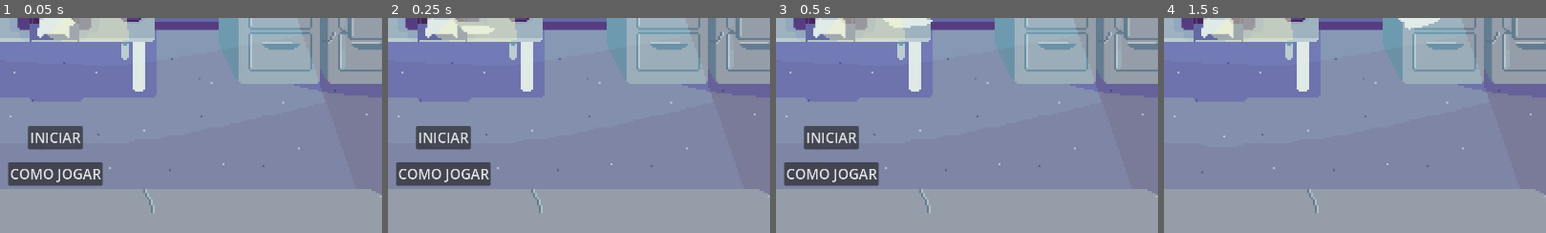
Above: before the commit, frames 1-4 (left to right).
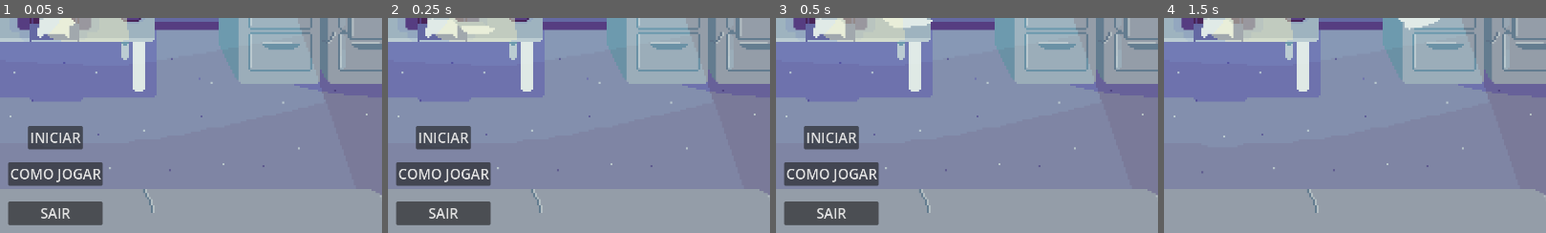
Above: after the commit, the same moments.

Repository: joashneves/felpo_jam_carimbo
Game: Godot game, scene res://Scene/Menu/Menu.tscn
Two runs of this game, one before a commit and one after it. Both use one fixed random seed, a clock stepped at 60 frames per second and the inputs below.
Inputs (mouse positions are % of the whole screen's width and height, from its top left):
- Up to frame 1 (0.05 s): no input
- Up to frame 2 (0.25 s): no input
- Up to frame 3 (0.5 s): no input
- Up to frame 4 (1.5 s): click "INICIAR" at 0.5 s; move the mouse to (72, 45) at 1.27 s; press the mouse at (72, 45) at 1.28 s; hold W (cima) from 1.28 s (still down)
The pictures show only the part of the screen within x 43-93%, y 22-72%; the shares and areas given below are measured in that part.

The runs differ from the first frame. In frame 1, 2.7% of the frame differs, in the area x 2-27%, y 85-97%; in frame 2, 2.7%; in frame 3, 2.7%; in frame 4, nothing differs.

Commit message:
novos desafios

Diff:
--- a/Scene/GameOver/Game_over.tscn
+++ b/Scene/GameOver/Game_over.tscn
@@ -116,6 +116,23 @@
 text = "JOGAR NOVAMENTE"
 metadata/_edit_use_anchors_ = true
 
+[node name="SairDoJogo" type="Button" parent="CanvasLayer/Control" unique_id=116807260]
+layout_mode = 1
+anchors_preset = -1
+anchor_left = -30.098743
+anchor_top = 0.5983796
+anchor_right = 26.541485
+anchor_bottom = 0.5983796
+offset_left = -95.0
+offset_top = 50.0
+offset_right = 95.0
+offset_bottom = 97.0
+grow_horizontal = 2
+grow_vertical = 2
+theme_override_font_sizes/font_size = 28
+text = "SAIR"
+metadata/_edit_use_anchors_ = true
+
 [node name="PontuacaoAtual" type="Label" parent="CanvasLayer/Control" unique_id=1843346278]
 layout_mode = 1
 anchors_preset = 8
@@ -154,3 +171,4 @@
 
 [connection signal="pressed" from="CanvasLayer/Control/Menu" to="." method="_on_ir_menu_pressed"]
 [connection signal="pressed" from="CanvasLayer/Control/JogarNovamente" to="." method="_on_jogar_novamente_pressed"]
+[connection signal="pressed" from="CanvasLayer/Control/SairDoJogo" to="." method="_on_sair_do_jogo_pressed"]
--- a/Scene/GameOver/game_over.gd
+++ b/Scene/GameOver/game_over.gd
@@ -22,6 +22,9 @@
 func _on_jogar_novamente_pressed() -> void:
 	get_tree().change_scene_to_packed(jogar_cena)
 
+func _on_sair_do_jogo_pressed() -> void:
+	get_tree().quit()
+
 func zerar_pontuacao():
 	var pontos_main = GameManager.pontos
 	if pontos_main > GameManager.maximo_de_pontos:
--- a/Scene/Menu/Menu.tscn
+++ b/Scene/Menu/Menu.tscn
@@ -107,6 +107,23 @@
 text = "COMO JOGAR"
 metadata/_edit_use_anchors_ = true
 
+[node name="Sair" type="Button" parent="CanvasLayer/Control" unique_id=153989718]
+layout_mode = 1
+anchors_preset = -1
+anchor_left = 0.5
+anchor_top = 0.5914352
+anchor_right = 0.5
+anchor_bottom = 0.5914352
+offset_left = -95.0
+offset_top = 50.0
+offset_right = 95.0
+offset_bottom = 97.0
+grow_horizontal = 2
+grow_vertical = 2
+theme_override_font_sizes/font_size = 28
+text = "SAIR"
+metadata/_edit_use_anchors_ = true
+
 [node name="BackgroundAnimado" type="AnimatedSprite2D" parent="." unique_id=548269713]
 z_index = -10
 position = Vector2(384, 216)
@@ -115,3 +132,4 @@
 frame_progress = 0.81808037
 
 [connection signal="pressed" from="CanvasLayer/Control/Iniciar" to="." method="_on_iniciar_jogo_pressed"]
+[connection signal="pressed" from="CanvasLayer/Control/Sair" to="." method="_on_sair_pressed"]
--- a/Scene/Menu/menu.gd
+++ b/Scene/Menu/menu.gd
@@ -14,3 +14,7 @@
 
 func _on_iniciar_jogo_pressed() -> void:
 	get_tree().change_scene_to_packed(cena_jogo)
+
+
+func _on_sair_pressed() -> void:
+	get_tree().quit()
--- a/Scene/Misc/GeradorDeObjeto/gerador_de_objeto.gd
+++ b/Scene/Misc/GeradorDeObjeto/gerador_de_objeto.gd
@@ -2,15 +2,6 @@
 
 @export var objetos_a_serem_criados : PackedScene;
 var player_node : CharacterBody2D;
-# Called when the node enters the scene tree for the first time.
-func _ready() -> void:
-	pass # Replace with function body.
-
-
-# Called every frame. 'delta' is the elapsed time since the previous frame.
-func _process(delta: float) -> void:
-	pass
-
 
 func _on_timer_timeout() -> void:
 	gerador_de_objetos()
@@ -40,7 +31,7 @@
 				objeto_instanca.velocidade = [100, 150,170, 200].pick_random() * GameManager.level;
 			else:
 				player_node = get_tree().get_first_node_in_group("Carimbo")
-				print("Carimbos esta em : "+ str(player_node.position))
+				#print("Carimbos esta em : "+ str(player_node.position))
 				objeto_instanca.position = Vector2(820, player_node.position.y )
 				objeto_instanca.velocidade = [100, 150,170, 200].pick_random() * GameManager.level;
 		5:
@@ -51,12 +42,12 @@
 				objeto_instanca.velocidade = [100, 150,170, 200].pick_random() * GameManager.level;
 			else:
 				player_node = get_tree().get_first_node_in_group("Carimbo")
-				print("Carimbos esta em : "+ str(player_node.position))
+				#print("Carimbos esta em : "+ str(player_node.position))
 				objeto_instanca.position = Vector2(820, player_node.position.y )
 				objeto_instanca.velocidade = [150,170, 200].pick_random() * GameManager.level;
 		6:
 			player_node = get_tree().get_first_node_in_group("Carimbo")
-			print("Carimbos esta em : "+ str(player_node.position))
+			#print("Carimbos esta em : "+ str(player_node.position))
 			objeto_instanca.position = Vector2(820, player_node.position.y )
 			objeto_instanca.velocidade = [150,170,200, 250].pick_random() * GameManager.level;
 		_:
--- a/Scene/ObjetoAleatorio/objeto_aleatorio.gd
+++ b/Scene/ObjetoAleatorio/objeto_aleatorio.gd
@@ -10,7 +10,8 @@
 @onready var sprite_atual = $Sprite2D
 @onready var sprite_1 = load("res://Assets/Pizza/pizza.png")
 @onready var sprite_2 = load("res://Assets/Cookie/cookie.png")
-@onready var escolher_sprite = [sprite_1, sprite_2].pick_random()
+@onready var sprite_3 = load("res://Assets/Donaut/donut.png")
+@onready var escolher_sprite = [sprite_1, sprite_2, sprite_3].pick_random()
 
 func _ready() -> void:
 	sprite_atual.texture = escolher_sprite;
@@ -21,9 +22,15 @@
 		GameManager.contabilzar_pontos(20)
 		queue_free()
 	rodando_o_objeto()
+	verifica_velocidade_e_avanca()
 
 func rodando_o_objeto():
 	rotation += direcao;
+
+func verifica_velocidade_e_avanca():
+	if position.x < 380:
+		if velocidade <= 60:
+			velocidade = 300
 
 func _on_area_2d_body_entered(body: Node2D) -> void:
 	if body.is_in_group("Carimbo"):
--- a/Scene/Papel/papel.gd
+++ b/Scene/Papel/papel.gd
@@ -3,31 +3,44 @@
 @export var velocidade : float = 200
 
 @onready var sprite_do_papel : AnimatedSprite2D = $AnimationSprite
+@export var max_y = 400;
+@export var min_y = 0;
 var carimbo_1 = load("res://Assets/Papel/pape_carimbadol.png");
 var carimbado : bool = false
 var tocando : Node2D = null;
 var direcao =  [0.05, -0.05, 0,0.07, -0.07].pick_random()
 var escolher_sprite = ["carimbado_1", "carimbado_2"].pick_random()
 var velocidade_em_y = [1,0, -1].pick_random()
+var velocidade_dificuldade = 20;
 var mudar_de_direcao_em_x : float = 292.0
 signal papel;
 
 func _ready() -> void:
-	pass # Replace with function body.
+	var level_do_jogo = GameManager.level
+	if level_do_jogo >= 4:
+		velocidade_dificuldade = [20, 40, 100, 200].pick_random()
+
 
 func _process(delta: float) -> void:
 	position.x -= velocidade * delta
 	if GameManager.level > 3:
-		position.y -= (20 * velocidade_em_y) * delta
+		position.y -= (velocidade_dificuldade * velocidade_em_y) * delta
 	if position.x < -64:
 		GameManager.passou_papel(carimbado)
 		queue_free()
+	papel_bate_na_parede()
+
+
 func _physics_process(delta: float) -> void:
 	rodando_o_papel()
 	if Input.is_action_pressed("carimbar") and tocando != null and carimbado == false:
 			GameManager.contabilzar_pontos([5,10,15].pick_random())
 			sprite_do_papel.play(escolher_sprite)
 			carimbado = true
+
+func papel_bate_na_parede():
+	if position.y <= min_y || position.y >= max_y:
+		velocidade_em_y *= -1;
 
 func rodando_o_papel():
 	rotation += direcao;
--- a/project.godot
+++ b/project.godot
@@ -13,6 +13,7 @@
 config/name="Carimbo"
 run/main_scene="uid://1wjhvpfv6scb"
 config/features=PackedStringArray("4.6", "Forward Plus")
+config/icon="uid://7dye632cs8rg"
 
 [autoload]
 
Binary file added: Assets/Donaut/donut.png
Not shown, added: Assets/Donaut/donut.png.import
Binary file added: Assets/Tesoura/tesoura1.png
Not shown, added: Assets/Tesoura/tesoura1.png.import
Binary file added: Assets/Tesoura/tesoura2.png
Not shown, added: Assets/Tesoura/tesoura2.png.import
Binary file added: Assets/logo.png
Not shown, added: Assets/logo.png.import
Not shown, changed: readme.md
